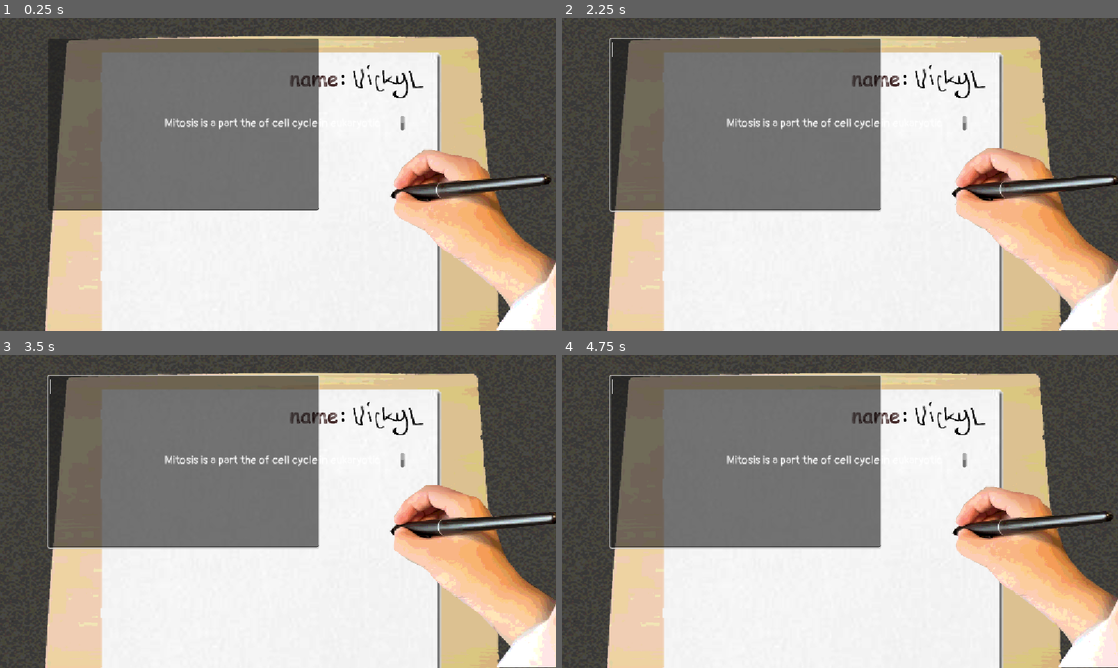
Above: before the commit, frames 1-4 (two rows, left to right).
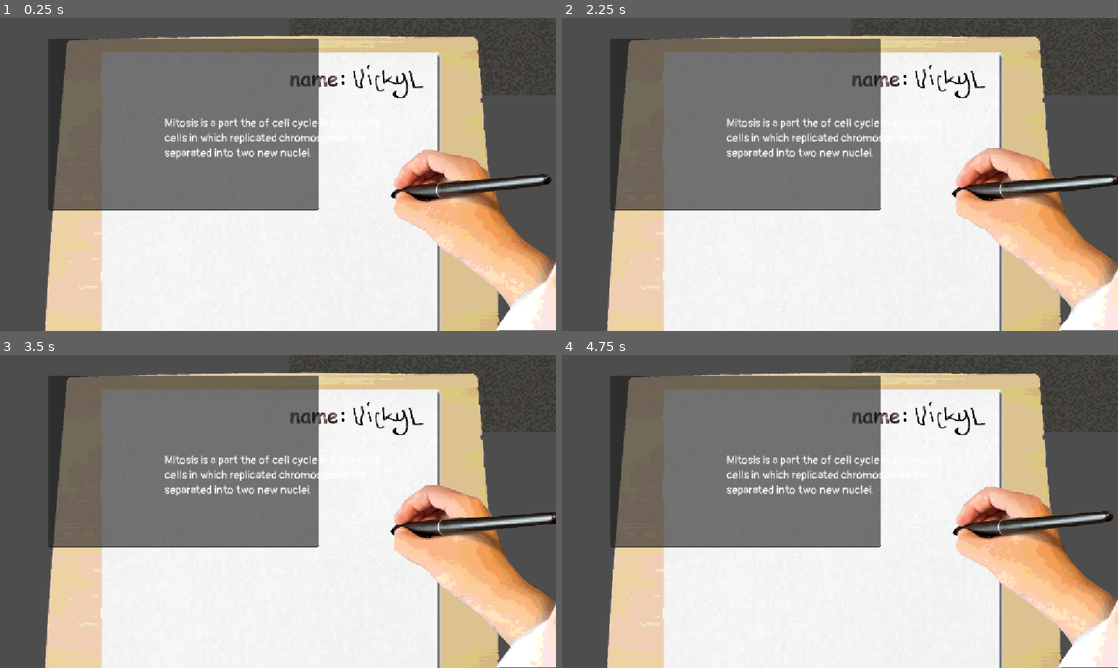
Above: after the commit, the same moments.

Repository: Vick-St3r/haven-keyboard
Game: Godot game, scene res://scenes/main_game.tscn
Same seed, same stepped clock (60 frames per second), same inputs: the game is played once before the commit and once after it.
Inputs (mouse positions are in pixels of both pictures, inside the frame that each line leads up to):
- Up to frame 1 (0.25 s): no input
- Up to frame 2 (2.25 s): click (745, 124) at 0.52 s; type "Alex" at 0.6 s; move the mouse to (962, 158) at 1.27 s; click (962, 158) at 1.42 s; move the mouse to (728, 190) at 2.02 s; click (728, 190) at 2.17 s
- Up to frame 3 (3.5 s): move the mouse to (333, 442) at 2.77 s; click (333, 442) at 2.92 s
- Up to frame 4 (4.75 s): move the mouse to (812, 574) at 3.52 s; click (812, 574) at 3.67 s; move the mouse to (1006, 558) at 4.27 s; click (1006, 558) at 4.42 s

The runs differ from the first frame. In frame 1, 0.8% of the frame differs, in the area x 0-100%, y 0-97%; in frame 2, 1.2%; in frame 3, 1.2%; in frame 4, 1.2%.

Commit message:
Start adding spell checking on correction phase

Diff:
--- a/scenes/main_game.tscn
+++ b/scenes/main_game.tscn
@@ -4,7 +4,6 @@
 [ext_resource type="Texture2D" uid="uid://nmfrsoy2h77v" path="res://assets/maingame/floor bg.png" id="2_0rdsr"]
 [ext_resource type="FontFile" uid="uid://lsxuyc7dq7r5" path="res://assets/font/Pangolin-Regular.ttf" id="2_72e8q"]
 [ext_resource type="Texture2D" uid="uid://kpj48414w7s0" path="res://assets/maingame/topofdesk.png" id="3_ipu61"]
-[ext_resource type="PackedScene" uid="uid://dyhusmoefy2au" path="res://scenes/camerashake.tscn" id="5_ipu61"]
 [ext_resource type="Texture2D" uid="uid://71xhl7ul8is4" path="res://assets/hand/handframe1.png" id="5_wi4c7"]
 [ext_resource type="Texture2D" uid="uid://drubkmm0fqx7o" path="res://assets/hand/handframe2.png" id="6_70vka"]
 [ext_resource type="Texture2D" uid="uid://cveluhx3ch4iu" path="res://assets/hand/handframe3.png" id="7_2l77h"]
@@ -30,10 +29,10 @@
 script = ExtResource("1_s3esy")
 
 [node name="bg" type="TextureRect" parent="." unique_id=105246504]
-offset_left = -121.0
-offset_top = -50.0
-offset_right = 1377.0
-offset_bottom = 687.0
+offset_left = 598.0
+offset_top = -577.0
+offset_right = 2096.0
+offset_bottom = 160.0
 texture = ExtResource("2_0rdsr")
 
 [node name="deskpaper" type="TextureRect" parent="." unique_id=837888128]
@@ -55,11 +54,10 @@
 offset_left = 341.0
 offset_top = 202.0
 offset_right = 838.0
-offset_bottom = 233.0
+offset_bottom = 399.0
 theme_override_fonts/normal_font = ExtResource("2_72e8q")
 theme_override_font_sizes/normal_font_size = 24
 bbcode_enabled = true
-
 
 [node name="hand" type="AnimatedSprite2D" parent="." unique_id=806426322]
 position = Vector2(979, 458)
--- a/scripts/main_game.gd
+++ b/scripts/main_game.gd
@@ -46,20 +46,6 @@
 	pass
 
 func _on_text_edit_text_changed() -> void:
-	# update text label
-	targetTextDisplay.clear()
-	# check if typed text matches
-	for i in min(textedit.text.length(), targetText.length()):
-		if textedit.text[i] == targetText[i]:
-			targetTextDisplay.push_color(Color.GREEN)
-		else:
-			targetTextDisplay.push_color(Color.RED)
-		targetTextDisplay.add_text(targetText[i])
-
-	# fill in the remaining text
-	targetTextDisplay.push_color(Color.BLACK)
-	targetTextDisplay.add_text(targetText.substr(textedit.text.length()))
-
 	if textedit.text == targetText:
 		if !badSentenceDone:
 			targetText = originalSentences[curSentence] + "."
@@ -69,3 +55,29 @@
 			targetText = scrambledSentences[curSentence] + "."
 			textedit.clear()
 		targetTextDisplay.text = targetText
+	updateTextDisplay()
+
+func updateTextDisplay():
+	targetTextDisplay.clear()
+	if !badSentenceDone:
+		# check if typed text matches
+		for i in min(textedit.text.length(), targetText.length()):
+			if textedit.text[i] == targetText[i]:
+				targetTextDisplay.push_color(Color.GREEN)
+			else:
+				targetTextDisplay.push_color(Color.RED)
+			targetTextDisplay.add_text(targetText[i])
+
+		# fill in the remaining text
+		targetTextDisplay.push_color(Color.BLACK)
+		targetTextDisplay.add_text(targetText.substr(textedit.text.length()))
+	else:
+		# check if it matches word by word
+		var targetWords = targetText.split(" ")
+		var typedWords = textedit.text.split(" ")
+		for i in min(typedWords.size(), targetWords.size()):
+			if typedWords[i] == targetWords[i]:
+				targetTextDisplay.push_color(Color.GREEN)
+			else:
+				targetTextDisplay.push_color(Color.RED)
+			targetTextDisplay.add_text(typedWords[i] + " ")
